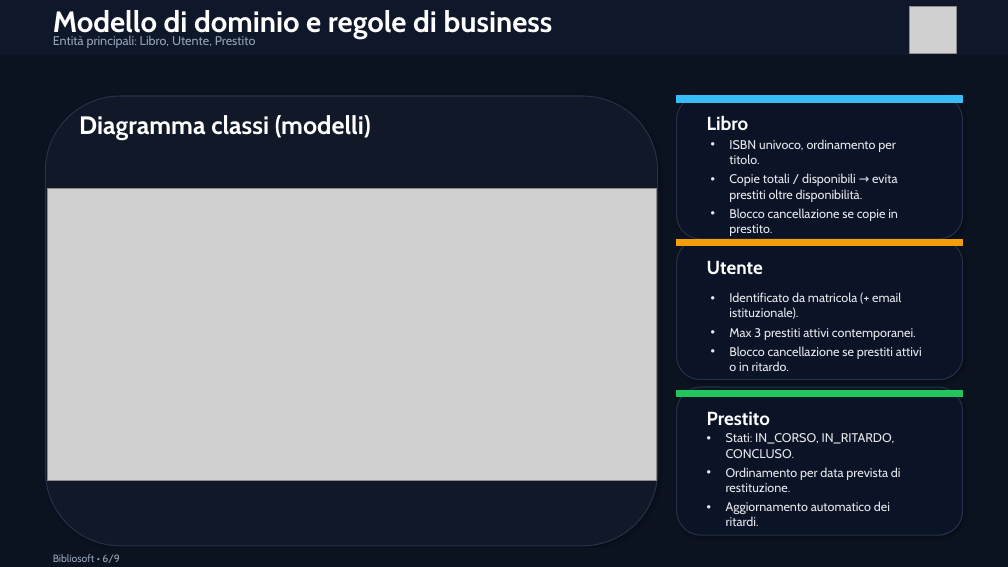
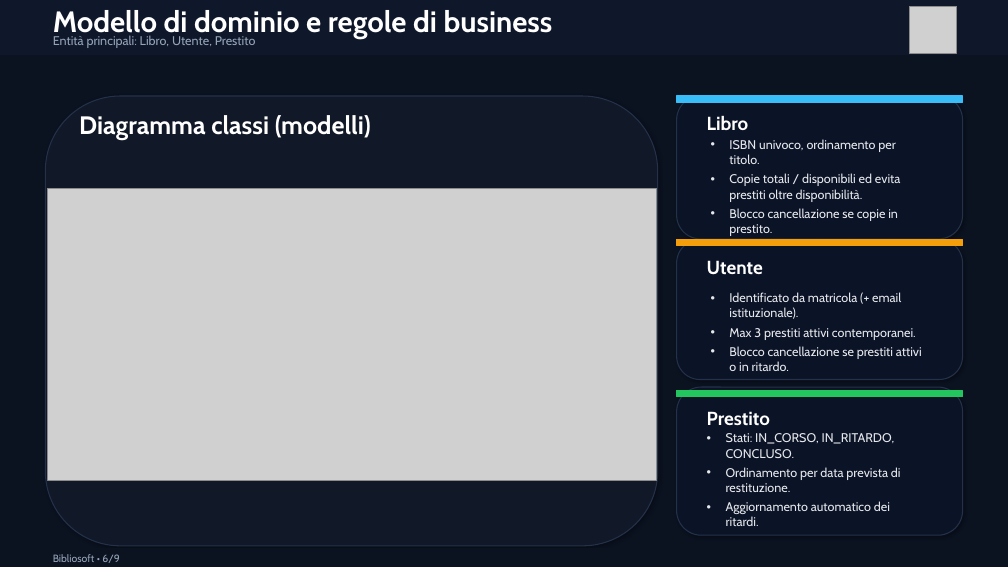
Before and after one commit to digregoriomario/bibliosoft, a slide deck: slide 6 of presentazione_bibliosoft.pptx. Drawn at 1008x567 pixels with LibreOffice and Linux fonts; fonts in the diff are those of the drawing; grey boxes stand for pictures. Boxes give left, top, right and bottom in pixels: in the first picture for what was removed or moved away, otherwise in the second. Text is boxed around its words. In the diff, an @@ line names an element or a change of style, - is before the commit and + after.

```diff
--- a/presentazione_bibliosoft.pptx
+++ b/presentazione_bibliosoft.pptx
@@ text at box(729, 173, 901, 202): text changed @@
-• Copie totali / disponibili → evita prestiti oltre disponibilità.
+• Copie totali / disponibili ed evita prestiti oltre disponibilità.
```
Also in this commit, not shown: 4 other slides changed.
